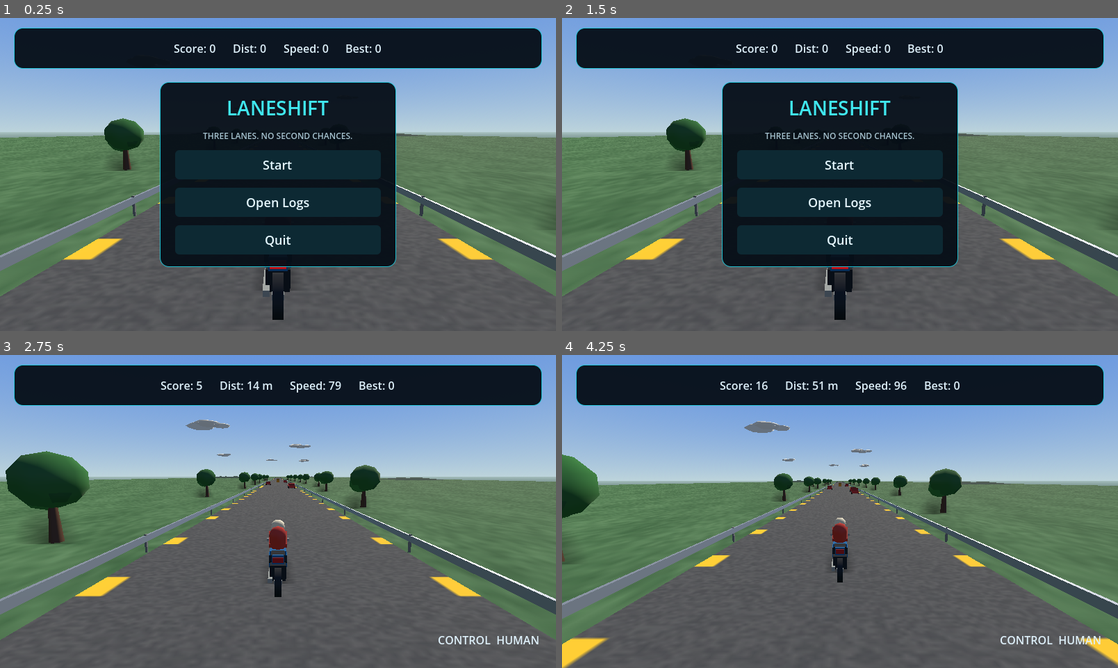
Above: before the commit, frames 1-4 (two rows, left to right).
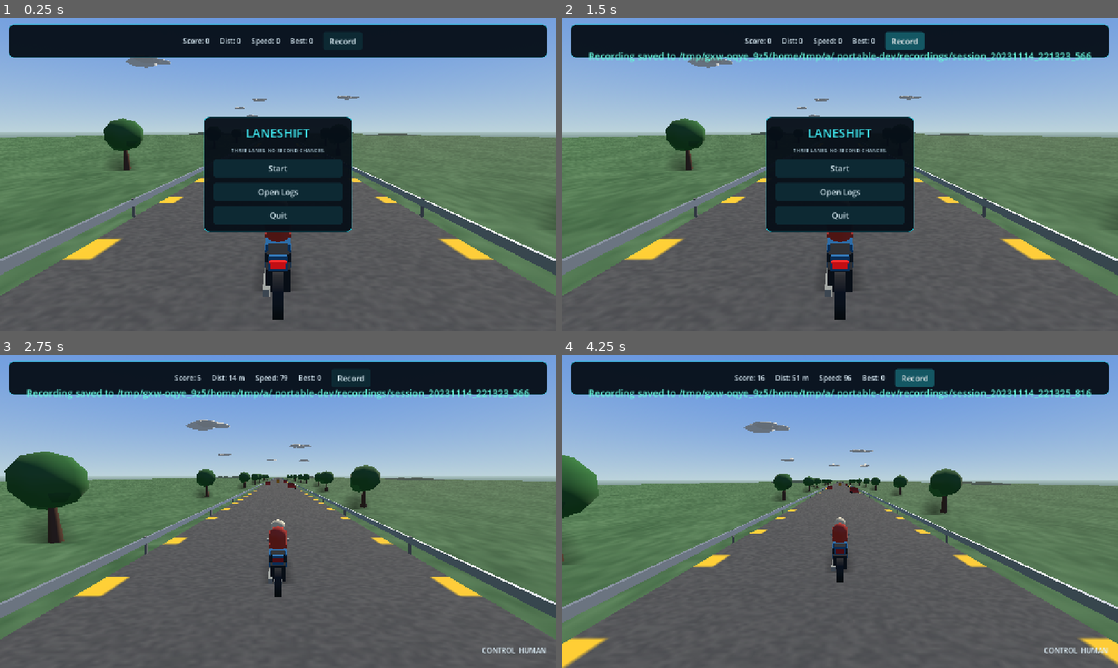
Above: after the commit, the same moments.

Repository: dp1x/laneshift
Game: Godot game, scene res://scenes/main.tscn
Two runs of this game, one before a commit and one after it. Both use one fixed random seed, a clock stepped at 60 frames per second and the inputs below.
Inputs (mouse positions are in pixels of both pictures, inside the frame that each line leads up to):
- Up to frame 1 (0.25 s): no input
- Up to frame 2 (1.5 s): click (906, 39) at 0.5 s, where only the run after the commit has a clickable "Record"; click (856, 39) at 1.25 s, where only the run after the commit has a clickable "Stop"
- Up to frame 3 (2.75 s): click "Start" at 2 s
- Up to frame 4 (4.25 s): click (912, 376) at 2.75 s, where only the run after the commit has a clickable "Record"; click (867, 376) at 3.5 s, where only the run after the commit has a clickable "Stop"

The runs differ from the first frame. In frame 1, 26% of the frame differs, in the area x 0-100%, y 1-91%; in frame 2, 27%; in frame 3, 9.5%; in frame 4, 9.9%.

Commit message:
feat: portable Windows ARM64 build with recording workflow

Diff:
--- a/project.godot
+++ b/project.godot
@@ -8,10 +8,10 @@
 config/icon="res://icon.svg"
 
 [display]
-window/size/viewport_width=800
-window/size/viewport_height=450
+window/size/viewport_width=1280
+window/size/viewport_height=720
 window/stretch/mode="canvas_items"
-window/stretch/aspect="keep"
+window/stretch/aspect="expand"
 ; The app is DPI-unaware, so Windows shrinks the requested window by the
 ; display scale (150% here) while leaving the framebuffer at viewport size.
 ; Requesting 1.5x the canvas makes the physical window match it exactly.
--- a/scripts/main.gd
+++ b/scripts/main.gd
@@ -1,4 +1,7 @@
 extends Node3D
+
+const PortablePathsScriptScript = preload("res://scripts/portable/portable_paths.gd")
+const PortablePathsScript = PortablePathsScriptScript
 
 const DEFAULT_CONFIG := {
 	"traffic_density": 0.7,
@@ -47,12 +50,14 @@
 var conn_label: Label
 var msg_label: Label
 var gameover_result_label: Label
+var record_button: Button
+var record_status_label: Label
 var notice_label: Label
 var tail_light: MeshInstance3D
 var notice_timer: float = 0.0
 
 var best_score: float = 0.0
-var highscore_path := "user://highscore.save"
+var highscore_path: String = ""
 
 var telemetry_timer: float = 0.0
 var telemetry_hz: float = 30.0
@@ -87,9 +92,17 @@
 var cloud_nodes: Array = []
 var traffic_nodes: Dictionary = {}
 
+var build_commit: String = "dev"
+var build_godot_version: String = ""
 var shake_timer: float = 0.0
 var shake_intensity: float = 0.0
 
+var recording_active: bool = false
+var recording_session_id: String = ""
+var recording_start_msec: int = 0
+var recorded_event_count: int = 0
+var recorded_sample_count: int = 0
+var recorded_episode_count: int = 0
 var brake_held: bool = false
 
 var rng_visual: RandomNumberGenerator = RandomNumberGenerator.new()
@@ -97,6 +110,8 @@
 func _ready() -> void:
 	process_mode = Node.PROCESS_MODE_ALWAYS
 	rng_visual.randomize()
+	PortablePathsScript.ensure_dir(PortablePathsScript.get_config_root())
+	highscore_path = PortablePathsScript.get_config_root().path_join("highscore.save")
 	_load_highscore()
 	_parse_args()
 	sim = Simulation.new()
@@ -110,7 +125,6 @@
 	_build_ui()
 	telemetry = TelemetryLogger.new()
 	add_child(telemetry)
-	telemetry.start_session()
 	net = NetBridge.new()
 	net.url = "ws://127.0.0.1:%d" % websocket_port
 	net.max_stale_ticks = max_stale_ticks
@@ -270,20 +284,16 @@
 ## markings are painted into a repeating texture rather than modelled, which
 ## keeps long stretches of road cheap to draw.
 func _create_road_segment() -> Node3D:
-	var seg := Node3D.new()
+	var seg := MeshInstance3D.new()
 	var mesh := BoxMesh.new()
 	mesh.size = Vector3(ROAD_WIDTH, 0.2, ROAD_SEGMENT_LENGTH)
-	var mi := MeshInstance3D.new()
-	mi.mesh = mesh
+	seg.mesh = mesh
 	var mat := StandardMaterial3D.new()
-	# The texture already carries the surface colour, so the albedo stays white
-	# instead of darkening it a second time.
 	mat.albedo_color = Color(1, 1, 1)
 	mat.albedo_texture = _road_texture()
 	mat.uv1_scale = Vector3(1.0, ROAD_SEGMENT_LENGTH / ROAD_TILE_LENGTH, 1.0)
-	mi.material_override = mat
-	mi.position.y = -0.1
-	seg.add_child(mi)
+	seg.material_override = mat
+	seg.position.y = -0.1
 
 	# guard rails along both edges
 	for side in [-1, 1]:
@@ -299,7 +309,7 @@
 		rail.position = Vector3(side * 6.35, 0.55, 0)
 		seg.add_child(rail)
 		# posts
-		for i in range(ROAD_SEGMENT_LENGTH / 12.5):
+		for i in range(int(ROAD_SEGMENT_LENGTH / 12.5)):
 			var post := MeshInstance3D.new()
 			var post_mesh := BoxMesh.new()
 			post_mesh.size = Vector3(0.1, 0.9, 0.1)
@@ -688,6 +698,15 @@
 	best_label = Label.new()
 	best_label.text = "Best: 0"
 	top.add_child(best_label)
+
+	record_button = Button.new()
+	record_button.text = "Record"
+	record_button.custom_minimum_size = Vector2(90, 32)
+	record_button.pressed.connect(_on_record_button_pressed)
+	top.add_child(record_button)
+	record_status_label = Label.new()
+	record_status_label.text = ""
+	top.add_child(record_status_label)
 
 	status_label = Label.new()
 	status_label.text = ""
@@ -1091,14 +1110,16 @@
 		if sim.status != "running":
 			_update_hud()
 			return
-		# telemetry
-		telemetry_timer += delta
-		if telemetry_timer >= 1.0 / telemetry_hz:
-			telemetry_timer = 0.0
-			var snap: Dictionary = sim.get_snapshot()
-			snap["wall_time_unix"] = Time.get_unix_time_from_system()
-			snap["wall_time_monotonic_msec"] = Time.get_ticks_msec()
-			telemetry.log_telemetry(snap)
+		# telemetry (only while recording)
+		if recording_active:
+			telemetry_timer += delta
+			if telemetry_timer >= 1.0 / telemetry_hz:
+				telemetry_timer = 0.0
+				var snap: Dictionary = sim.get_snapshot()
+				snap["wall_time_unix"] = Time.get_unix_time_from_system()
+				snap["wall_time_monotonic_msec"] = Time.get_ticks_msec()
+				if telemetry != null:
+					telemetry.log_telemetry(snap)
 		# decision/net send
 		decision_timer += delta
 		if decision_timer >= 1.0 / decision_hz:
@@ -1143,6 +1164,8 @@
 				_submit_action("RIGHT", 0.2, "human", "human")
 
 func _process(delta: float) -> void:
+	if _key_just_pressed(KEY_F9):
+		_toggle_recording()
 	# pause toggle
 	if Input.is_action_just_pressed("ui_cancel"):
 		if state == "playing":
@@ -1166,6 +1189,15 @@
 	# net poll already in NetBridge._process
 	# update conn label occasionally
 	conn_label.text = "WS: " + ("connected" if net.connected_flag else "disconnected")
+	_update_record_ui()
+	if recording_active and record_status_label != null:
+		var elapsed := float(Time.get_ticks_msec() - recording_start_msec) / 1000.0
+		var samples := 0
+		var events := 0
+		if telemetry != null:
+			samples = telemetry.telemetry_record_count
+			events = telemetry.event_record_count
+		record_status_label.text = "REC %.1fs  samples:%d events:%d" % [elapsed, samples, events]
 	if state == "menu":
 		menu_panel.visible = true
 
@@ -1285,6 +1317,100 @@
 	var target_fov := 60.0 + speed_ratio * 9.0
 	camera.fov = lerpf(camera.fov, target_fov, 0.06 if not force else 1.0)
 
+func _toggle_recording() -> void:
+	if recording_active:
+		stop_recording()
+	else:
+		start_recording()
+
+func start_recording() -> void:
+	if recording_active:
+		return
+	var root := PortablePathsScript.get_portable_root()
+	if not PortablePathsScript.is_writable(root):
+		_show_notice("Recording failed: portable root is not writable. Extract to a writable folder.")
+		return
+	PortablePathsScript.ensure_dir(PortablePathsScript.get_recordings_root())
+	_read_build_info()
+	if telemetry == null or (telemetry != null and telemetry.writer_closed):
+		telemetry = TelemetryLogger.new()
+		add_child(telemetry)
+	telemetry.build_commit = build_commit
+	telemetry.build_godot_version = build_godot_version
+	telemetry.start_session(PortablePathsScript.get_recordings_root())
+	recording_active = true
+	recording_session_id = telemetry.session_id
+	recording_start_msec = Time.get_ticks_msec()
+	_create_recording_lock()
+	_log_event("recording_started", {"session_id": recording_session_id})
+	_update_record_ui()
+
+func stop_recording() -> void:
+	if not recording_active:
+		return
+	_log_event("recording_stopped", {"session_id": recording_session_id})
+	if telemetry != null:
+		telemetry.close()
+	recording_active = false
+	_remove_recording_lock()
+	var rel_path := ""
+	if telemetry != null:
+		rel_path = telemetry.session_dir
+	_show_notice("Recording saved to " + rel_path)
+	_update_record_ui()
+
+func _create_recording_lock() -> void:
+	PortablePathsScript.ensure_dir(PortablePathsScript.get_recordings_root())
+	var f := FileAccess.open(PortablePathsScript.get_recordings_root().path_join(".recording_active"), FileAccess.WRITE)
+	if f:
+		f.store_string(recording_session_id)
+		f.close()
+
+func _remove_recording_lock() -> void:
+	DirAccess.remove_absolute(PortablePathsScript.get_recordings_root().path_join(".recording_active"))
+
+func _read_build_info() -> void:
+	build_commit = "dev"
+	build_godot_version = "%d.%d.%d" % [Engine.get_version_info()["major"], Engine.get_version_info()["minor"], Engine.get_version_info()["patch"]]
+	var root := PortablePathsScript.get_portable_root()
+	var candidates := [root.path_join("BUILD-INFO.txt"), "res://BUILD-INFO.txt"]
+	for path in candidates:
+		if FileAccess.file_exists(path):
+			var f := FileAccess.open(path, FileAccess.READ)
+			if f:
+				while not f.eof_reached():
+					var line := f.get_line().strip_edges()
+					if line == "" or line.begins_with("#"):
+						continue
+					var parts := line.split("=", true, 1)
+					if parts.size() == 2:
+						var key := parts[0].strip_edges()
+						var val := parts[1].strip_edges()
+						if key == "commit" or key == "git_commit" or key == "commit_sha":
+							build_commit = val
+						elif key == "godot_version" or key == "engine_version":
+							build_godot_version = val
+				f.close()
+			return
+
+func _show_notice(text: String) -> void:
+	notice_label.text = text
+	notice_label.visible = true
+	notice_timer = 3.0
+
+func _on_record_button_pressed() -> void:
+	_toggle_recording()
+
+func _update_record_ui() -> void:
+	if record_button == null:
+		return
+	if recording_active:
+		record_button.text = "Stop"
+		record_status_label.text = "REC"
+	else:
+		record_button.text = "Record"
+		record_status_label.text = ""
+
 func _update_hud() -> void:
 	score_label.text = "Score: %.0f" % sim.score
 	dist_label.text = "Dist: %.0f m" % sim.distance
@@ -1307,6 +1433,7 @@
 func _start_auto_run() -> void:
 	auto_running = true
 	auto_episode_index = 0
+	start_recording()
 	auto_total_episodes = auto_seeds.size() * auto_episodes_per_seed
 	if auto_max_episodes > 0:
 		auto_total_episodes = min(auto_total_episodes, auto_max_episodes)
--- /dev/null
+++ b/scripts/portable/portable_paths.gd
@@ -0,0 +1,41 @@
+class_name PortablePaths
+extends RefCounted
+
+const DEV_ROOT_REL := ".portable-dev"
+
+static func is_editor() -> bool:
+	return OS.has_feature("editor")
+
+static func get_portable_root() -> String:
+	if is_editor():
+		return ProjectSettings.globalize_path("res://" + DEV_ROOT_REL)
+	return OS.get_executable_path().get_base_dir()
+
+static func get_recordings_root() -> String:
+	return get_portable_root().path_join("recordings")
+
+static func get_logs_root() -> String:
+	return get_portable_root().path_join("logs")
+
+static func get_config_root() -> String:
+	return get_portable_root().path_join("config")
+
+static func get_transfer_root() -> String:
+	return get_portable_root().path_join("transfer")
+
+static func ensure_dir(path: String) -> bool:
+	var err := DirAccess.make_dir_recursive_absolute(path)
+	return err == OK
+
+static func is_writable(path: String) -> bool:
+	if not DirAccess.dir_exists_absolute(path):
+		if not ensure_dir(path):
+			return false
+	var test_file := path.path_join(".write_test")
+	var f := FileAccess.open(test_file, FileAccess.WRITE)
+	if f == null:
+		return false
+	f.store_string("ok")
+	f.close()
+	DirAccess.remove_absolute(test_file)
+	return true
--- a/scripts/telemetry/telemetry_logger.gd
+++ b/scripts/telemetry/telemetry_logger.gd
@@ -1,6 +1,18 @@
 extends Node
 class_name TelemetryLogger
 
+const PortablePathsScript = preload("res://scripts/portable/portable_paths.gd")
+
+var output_base_dir: String = ""
+var build_commit: String = "dev"
+var build_godot_version: String = ""
+var schema_version: String = "1"
+var telemetry_record_count: int = 0
+var event_record_count: int = 0
+var episode_record_count: int = 0
+var utc_start_time: String = ""
+var utc_end_time: String = ""
+var session_status: String = "recording"
 var session_dir: String = ""
 var absolute_session_dir: String = ""
 var session_id: String = ""
@@ -28,10 +40,14 @@
 var recovery_files: Array[String] = []
 var degraded: bool = false
 
-func start_session() -> void:
+func start_session(base_dir: String = "") -> void:
+	if base_dir == "":
+		base_dir = PortablePathsScript.get_recordings_root()
+	output_base_dir = base_dir
+	DirAccess.make_dir_recursive_absolute(output_base_dir)
 	var ts := Time.get_datetime_string_from_system().replace(":", "").replace("-", "").replace("T", "_")
 	session_id = "session_%s_%03d" % [ts, int(Time.get_ticks_msec() % 1000)]
-	session_dir = "user://runs/%s" % session_id
+	session_dir = "%s/%s" % [output_base_dir, session_id]
 	absolute_session_dir = ProjectSettings.globalize_path(session_dir)
 	var err := DirAccess.make_dir_recursive_absolute(absolute_session_dir)
 	if err != OK:
@@ -48,11 +64,21 @@
 	events_buffer.clear()
 	episodes_buffer.clear()
 	telemetry_count = 0
+	telemetry_record_count = 0
+	event_record_count = 0
+	episode_record_count = 0
+	utc_start_time = Time.get_datetime_string_from_system(true)
+	utc_end_time = ""
+	session_status = "recording"
+	if build_godot_version == "":
+		build_godot_version = "%d.%d.%d" % [Engine.get_version_info()["major"], Engine.get_version_info()["minor"], Engine.get_version_info()["patch"]]
+	_write_manifest("recording")
 
 func log_telemetry(snapshot: Dictionary) -> void:
 	if not enabled:
 		return
 	telemetry_buffer.append(snapshot)
+	telemetry_record_count += 1
 	if telemetry_buffer.size() >= 60:
 		_queue_records("telemetry.jsonl", telemetry_buffer)
 		telemetry_buffer = []
@@ -61,6 +87,7 @@
 	if not enabled:
 		return
 	events_buffer.append(event)
+	event_record_count += 1
 	if events_buffer.size() >= 64:
 		_queue_records("events.jsonl", events_buffer)
 		events_buffer = []
@@ -69,6 +96,7 @@
 	if not enabled:
 		return
 	episodes_buffer.append(summary)
+	episode_record_count += 1
 	flush()
 
 func tick(delta: float) -> void:
@@ -211,6 +239,9 @@
 	if writer_closed:
 		return
 	flush()
+	utc_end_time = Time.get_datetime_string_from_system(true)
+	session_status = "complete"
+	_write_manifest("complete")
 	if writer_thread != null and writer_thread.is_started():
 		writer_mutex.lock()
 		writer_stopping = true
@@ -228,5 +259,29 @@
 		warned_paths[path] = true
 		push_warning("LaneShift: %s: %s" % [message, path])
 
+func _write_manifest(status: String) -> void:
+	session_status = status
+	if status == "complete":
+		utc_end_time = Time.get_datetime_string_from_system(true)
+	var manifest := {
+		"session_id": session_id,
+		"utc_start_time": utc_start_time,
+		"utc_end_time": utc_end_time,
+		"build_commit": build_commit,
+		"engine_version": build_godot_version,
+		"recording_schema_version": schema_version,
+		"status": session_status,
+		"counts": {
+			"telemetry": telemetry_record_count,
+			"events": event_record_count,
+			"episodes": episode_record_count
+		}
+	}
+	var path := absolute_session_dir.path_join("manifest.json")
+	var f := FileAccess.open(path, FileAccess.WRITE)
+	if f != null:
+		f.store_string(JSON.stringify(manifest, "\t"))
+		f.close()
+
 func get_session_path() -> String:
 	return ProjectSettings.globalize_path(session_dir) if session_dir != "" else ""
--- a/tests/game_flow_test.gd
+++ b/tests/game_flow_test.gd
@@ -10,6 +10,7 @@
 func _run() -> void:
 	var game = MainScene.instantiate()
 	root.add_child(game)
+	game.start_recording()
 	var start_button = game.menu_panel.find_child("Start", true, false)
 	start_button.pressed.emit()
 	_check(game.state == "playing", "title-screen Start button should enter gameplay")
@@ -117,6 +118,28 @@
 	for i in range(8):
 		game._physics_process(1.0 / 30.0)
 
+	# The road must be rebuilt around the player when an episode restarts, or the
+	# player starts on bare ground.
+	game.sim.player_z = 900.0
+	game._recycle_road()
+	var road_covers_player := false
+	var road_ahead := false
+	for seg in game.road_segments:
+		var span: float = seg.mesh.size.z
+		if seg.position.z - span * 0.5 <= game.sim.player_z and seg.position.z + span * 0.5 >= game.sim.player_z:
+			road_covers_player = true
+		if seg.position.z > game.sim.player_z:
+			road_ahead = true
+	_check(road_covers_player, "the road must still be under the player after scrolling far")
+	_check(road_ahead, "the road must continue ahead of the player")
+	game.start_game(315, {"episode_duration": 0.1})
+	var reset_road_ok := false
+	for seg in game.road_segments:
+		if absf(seg.position.z) < 0.01:
+			reset_road_ok = true
+	_check(reset_road_ok, "restarting must bring the road back to the start of the world")
+	game.sim.finish_episode("timeout")
+
 	game.telemetry.close()
 	var telemetry_file := FileAccess.open(game.telemetry.session_dir + "/telemetry.jsonl", FileAccess.READ)
 	var terminal_snapshot_count := 0
Not shown, added: BUILD-INFO.txt
Not shown, added: export_presets.cfg
Not shown, added: portable/README-PORTABLE.txt
Not shown, added: .github/workflows/portable-windows-arm64.yml
Not shown, changed: .gitignore
Not shown, added: portable/Export-Recordings-For-VM.bat
Not shown, added: portable/Export-Recordings-For-VM.ps1
Not shown, added: portable/Launch-LANESHIFT-Compatibility.cmd
Not shown, added: portable/Launch-LANESHIFT-GPU.cmd
